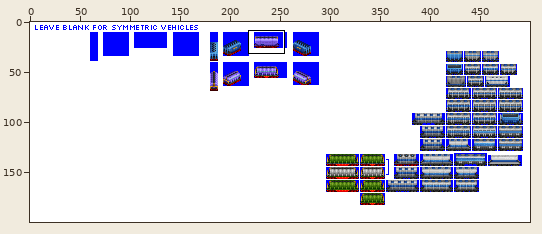
A sprite sheet gets an edit: src/graphics/pony/carbon_black_hopper_car_pony_gen_5B.png. Above, an overview of the earlier version with the close-up marked.
Close-up. As it was:
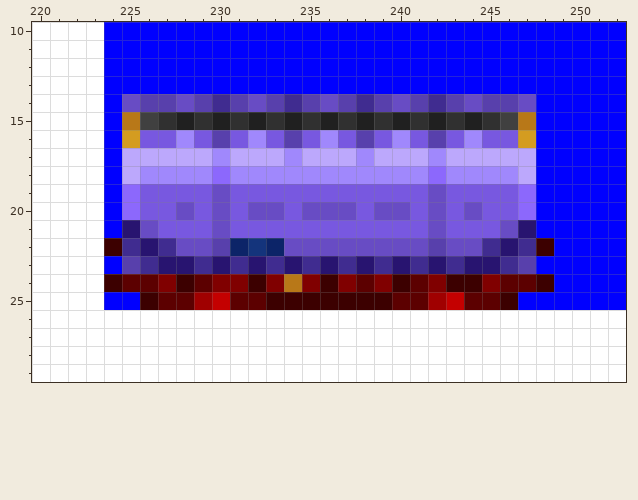
The file is 500x200 pixels. Shown: x 220..252, y 10..29. The commit also changed other parts of the picture, which this record leaves out.
The result:
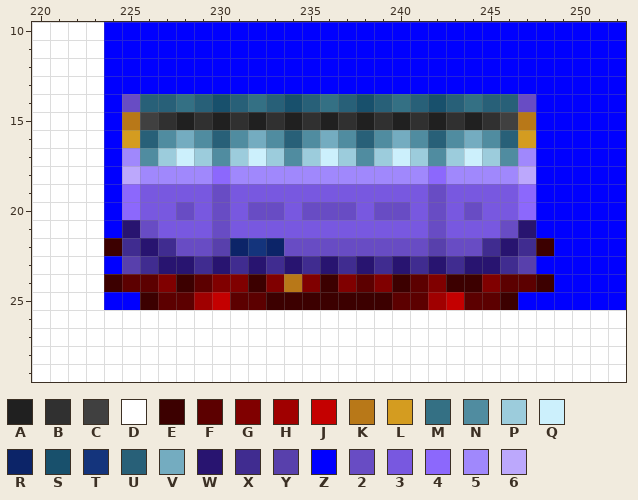
Palette (. is transparent): A #202020  B #303030  C #404040  D #ffffff  E #3c0000  F #5c0000  G #800000  H #a00000  J #c40000  K #b87818  L #d49c20  M #347084  N #508ca0  P #9cccdc  Q #ccf0fc  R #0c2468  S #18506c  T #14347c  U #286078  V #74acc0  W #281470  X #402c90  Y #5840ac  Z #0000ff  2 #684cc4  3 #7858e0  4 #8c68fc  5 #a088fc  6 #bca8fc
Diff:
{"y":14,"x":226,"old":"YY2YXY2YXY2YXY2YXY2YY","new":"UUMUSUMUSUMUSUMUSUMUU"}
{"y":16,"x":226,"old":"3353Y353Y353Y353Y3533","new":"UNVNUNVNUNVNUNVNUNVNU"}
{"y":17,"x":225,"old":"66666566656665666566666","new":"5NPQPNPQPNPQPNPQPNPQPN5"}
{"label":"changed","picture_box":[122,94,536,166]}
